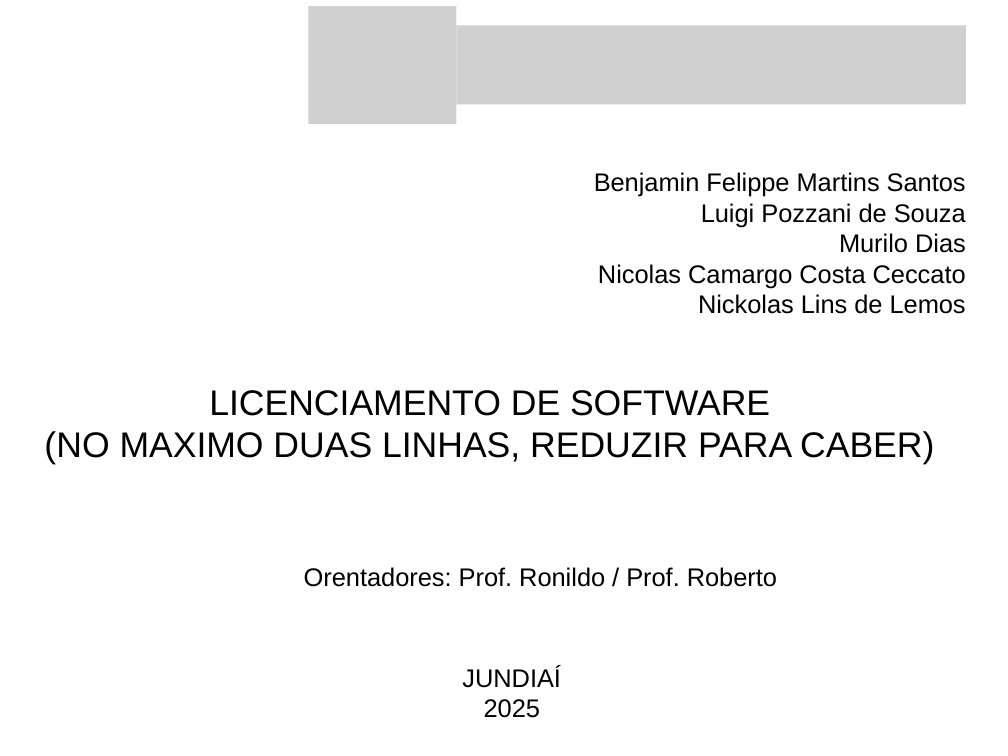
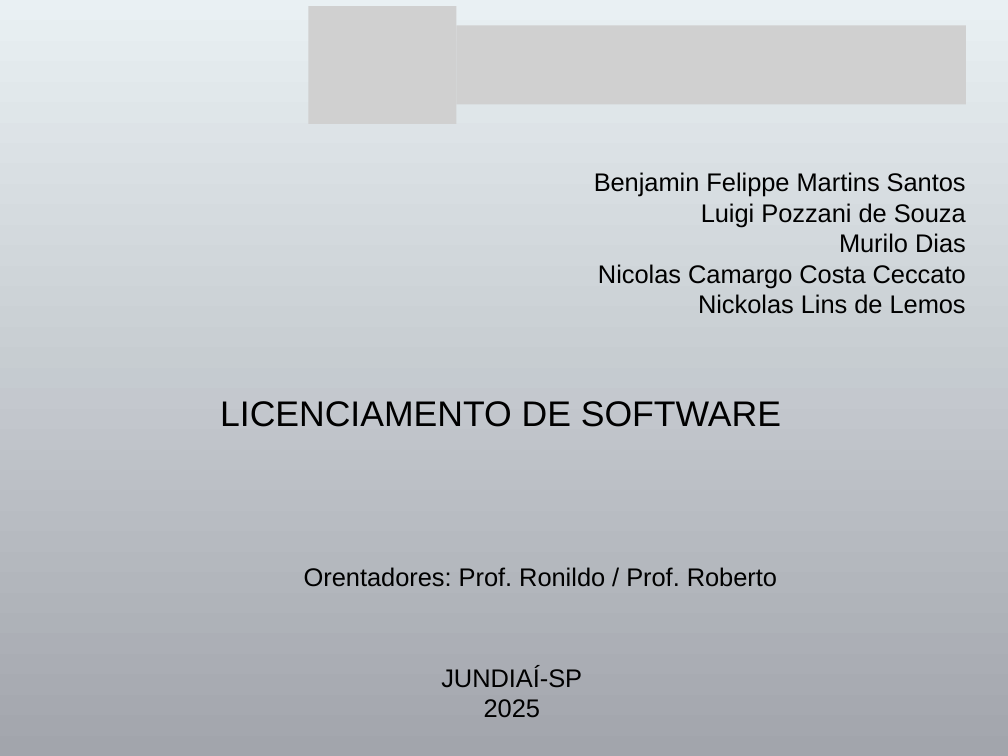
Before and after one commit to ETECVAV-C1-Amadores/Trabalho-Licenciamento-de-Software, a slide deck: slide 1 of Slide-do-Licenciamento.pptx. Drawn at 1008x756 pixels with LibreOffice and Linux fonts; fonts in the diff are those of the drawing; grey boxes stand for pictures. Boxes give left, top, right and bottom in pixels: in the first picture for what was removed or moved away, otherwise in the second. Text is boxed around its words. In the diff, an @@ line names an element or a change of style, - is before the commit and + after.

```diff
--- a/Slide-do-Licenciamento.pptx
+++ b/Slide-do-Licenciamento.pptx
@@ background #FFFFFF to gradient #E9F0F3 to #A2A5AC @@
@@ text at [44,431,934,465]: paragraph removed @@
-(NO MAXIMO DUAS LINHAS, REDUZIR PARA CABER)
@@ text at [441,666,582,688]: text changed @@
-JUNDIAÍ
+JUNDIAÍ-SP
```
Also in this commit, not shown: 8 other slides changed, 3 slides added.
